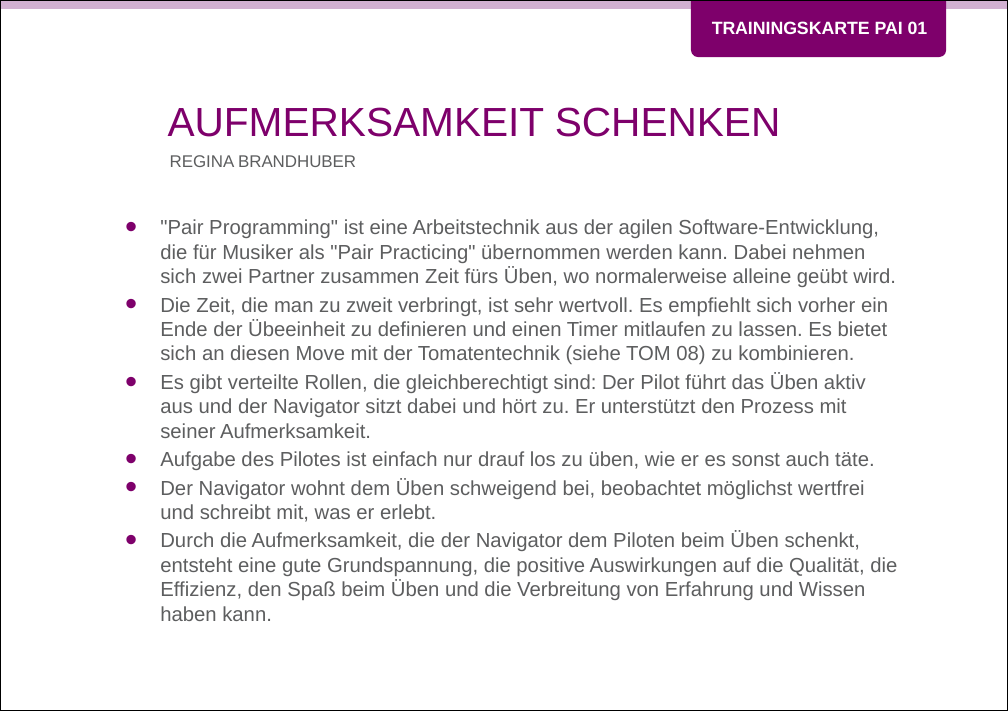
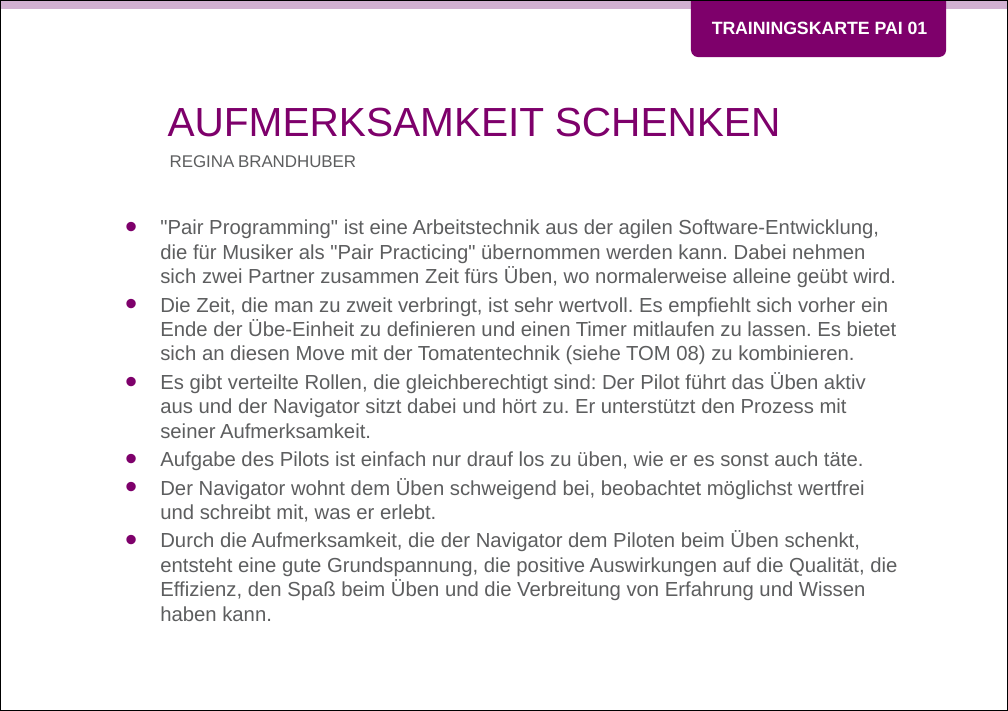
Before and after one commit to Teamtool/training-materials, a slide deck: slide 1 of training-cards/music moves/Pairing (PAI)/ger/apprentice/ger_PAI_01_Aufmerksamkeit_schenken_MM_A.pptx. Drawn at 1008x711 pixels with LibreOffice and Linux fonts; fonts in the diff are those of the drawing; background and template pictures are left out. Boxes give left, top, right and bottom in pixels: in the first picture for what was removed or moved away, otherwise in the second. Text is boxed around its words. In the diff, an @@ line names an element or a change of style, - is before the commit and + after.

Commit message:
PAI 01 Aufmerksamkeit schenken
Für Promotion überarbeitet.

```diff
--- a/training-cards/music moves/Pairing (PAI)/ger/apprentice/ger_PAI_01_Aufmerksamkeit_schenken_MM_A.pptx
+++ b/training-cards/music moves/Pairing (PAI)/ger/apprentice/ger_PAI_01_Aufmerksamkeit_schenken_MM_A.pptx
@@ text at (160, 297, 897, 364): text changed @@
-• Die Zeit, die man zu zweit verbringt, ist sehr wertvoll. Es empfiehlt sich vorher ein Ende der Übeeinheit zu definieren und einen Timer mitlaufen zu lassen. Es bietet sich an diesen Move mit der Tomatentechnik (siehe TOM 08) zu kombinieren.
+• Die Zeit, die man zu zweit verbringt, ist sehr wertvoll. Es empfiehlt sich vorher ein Ende der Übe-Einheit zu definieren und einen Timer mitlaufen zu lassen. Es bietet sich an diesen Move mit der Tomatentechnik (siehe TOM 08) zu kombinieren.
@@ text at (160, 451, 863, 470): text changed @@
-• Aufgabe des Pilotes ist einfach nur drauf los zu üben, wie er es sonst auch täte.
+• Aufgabe des Pilots ist einfach nur drauf los zu üben, wie er es sonst auch täte.
```
Also in this commit, not shown: 1 other slide changed, 1 other file.
